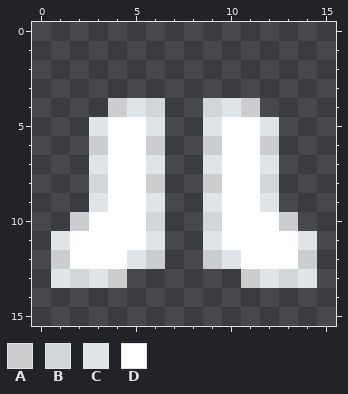
A pixel-art file gets an edit: woolboot.ase. The picture above was drawn from the file before the commit.
16x16 pixels, 1 frame. Colours within 5 levels of each other are drawn and written as one.
Visible layers, top first: "Layer 3" opacity 12%, "Layer 2", "Layer 1".
Palette (. is transparent): A #cccdce  B #d1d7d8  C #dfe4e6  D #fdfdfd
Pixels before, first column x 1:
 4 ...ACB..BCA...
 5 ..CDDC..CDDC..
 6 ..ADDA..ADDA..
 7 ..CDDC..CDDC..
 8 ..BDDA..ADDB..
 9 ..CDDC..CDDC..
10 .ADDDB..BDDDA.
11 CDDDDC..CDDDDC
12 ADDDCA..ACDDDA
13 CBCA......ACBC
Now the later version:
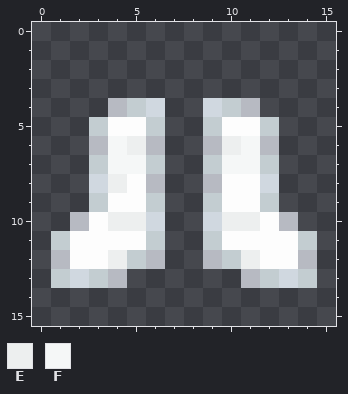
Colours new in this view: E #edefef  F #f5f7f7
What changed:
{"change": "layer \"Layer 3\" opacity 12% -> 39%"}
{"colour":"A","old":"#cccdce","new":"#b7bac2"}
{"colour":"B","old":"#d1d7d8","new":"#d0d8e0"}
{"colour":"C","old":"#dfe4e6","new":"#c3cdd1"}
{"y":6,"x":4,"old":"DD","new":"FE"}
{"y":6,"x":10,"old":"DD","new":"EF"}
{"y":7,"x":4,"old":"DD","new":"FF"}
{"y":7,"x":10,"old":"DD","new":"FF"}
{"y":8,"x":4,"old":"D","new":"E"}
{"y":10,"x":4,"old":"DD","new":"EE"}
{"y":10,"x":10,"old":"DD","new":"EE"}
{"y":12,"x":4,"old":"D","new":"E"}
{"y":12,"x":11,"old":"D","new":"E"}
